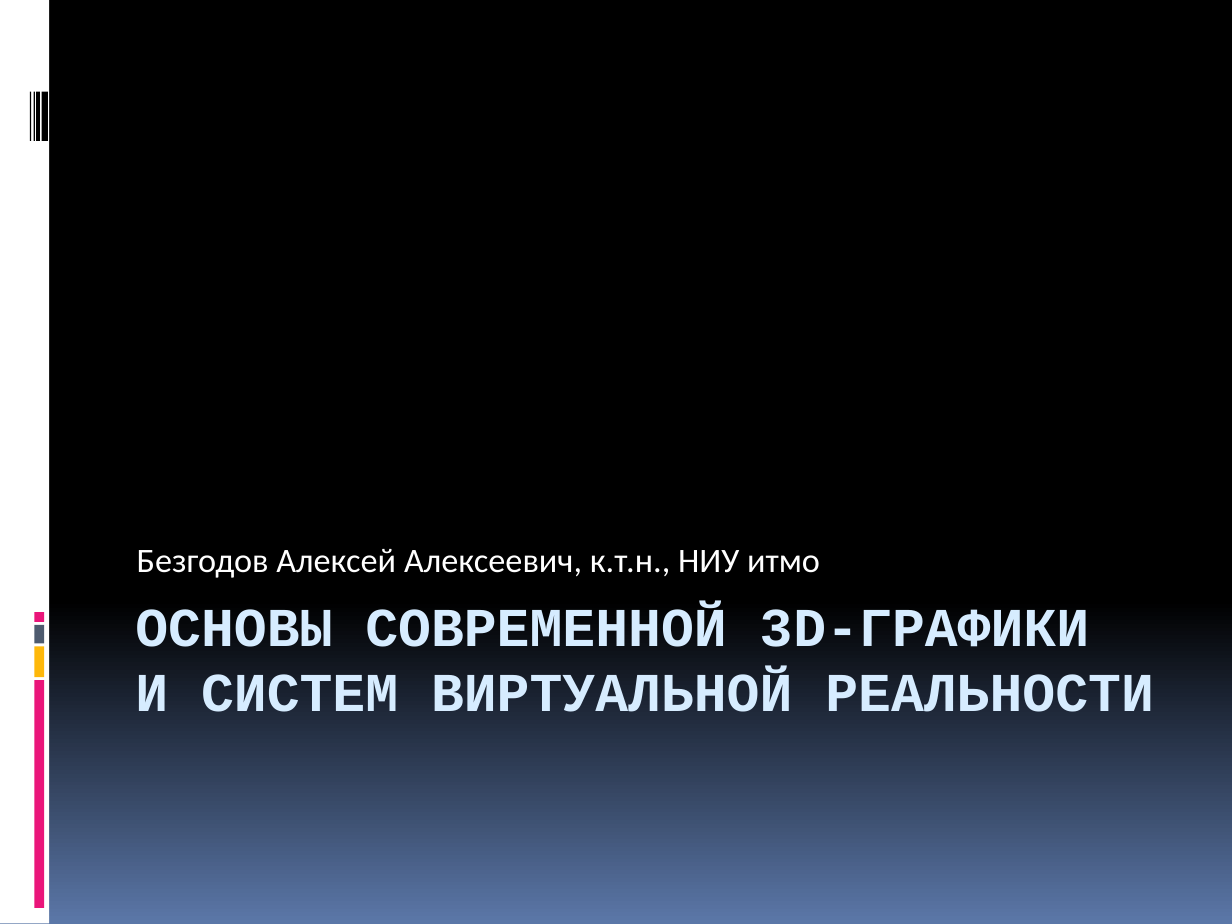
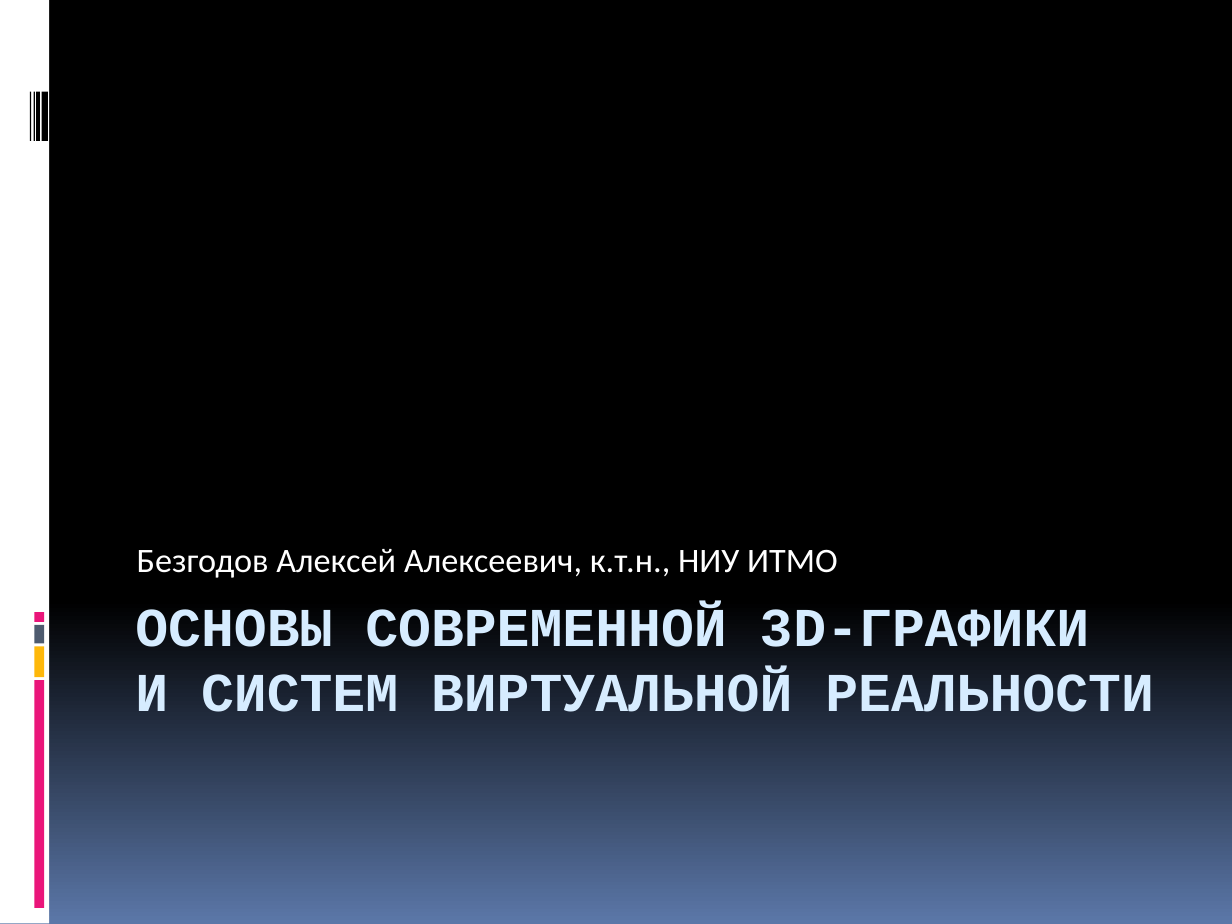
Before and after one commit to yaceq/quadro-xds, a slide deck: slide 1 of Docs/MasterClass.pptx. Drawn at 1232x924 pixels with LibreOffice and Linux fonts; fonts in the diff are those of the drawing. Boxes give left, top, right and bottom in pixels: in the first picture for what was removed or moved away, otherwise in the second. Text is boxed around its words. In the diff, an @@ line names an element or a change of style, - is before the commit and + after.

```diff
--- a/Docs/MasterClass.pptx
+++ b/Docs/MasterClass.pptx
@@ subtitle at bbox=[137, 549, 838, 578]: text changed @@
-Безгодов Алексей Алексеевич, к.т.н., НИУ итмо
+Безгодов Алексей Алексеевич, к.т.н., НИУ ИТМО
```
Also in this commit, not shown: 4 other slides changed, 4 slides added.
